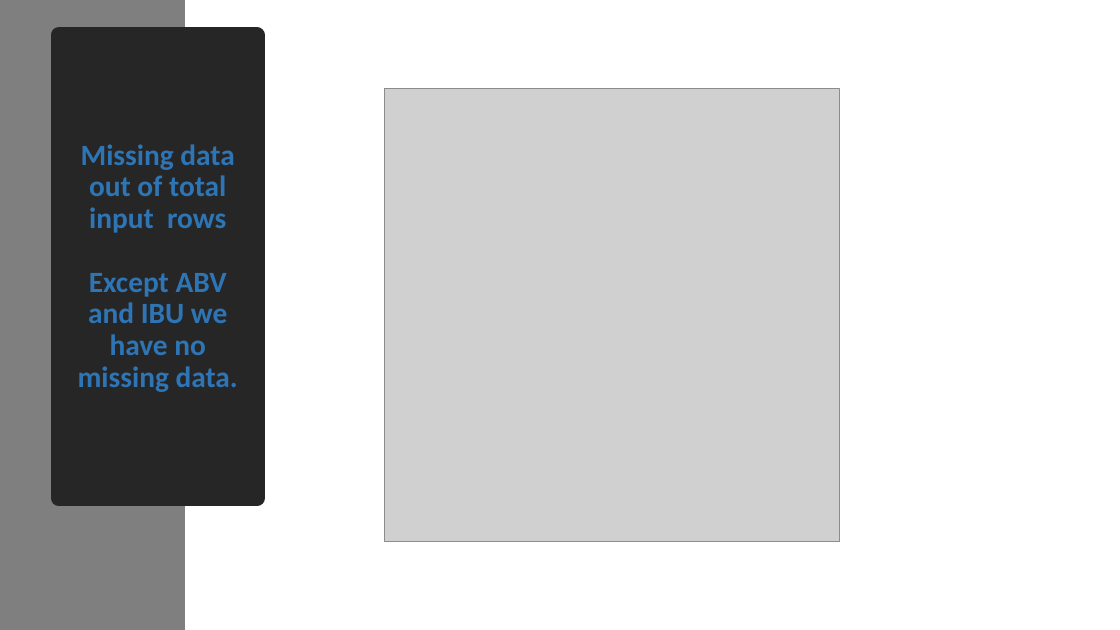
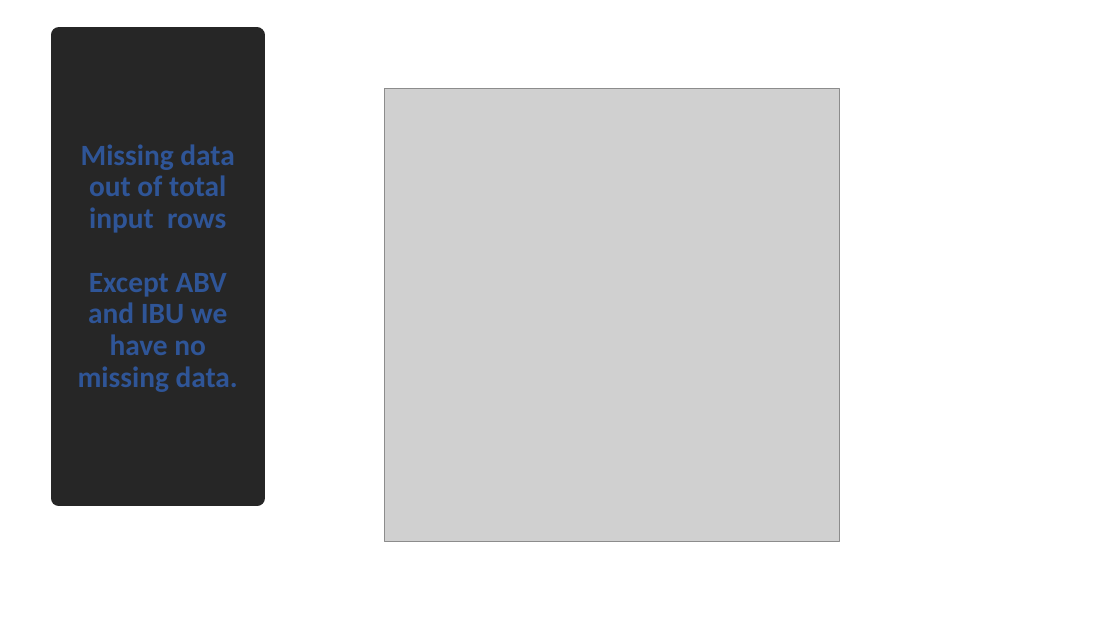
Before and after one commit to kmrollins/MSDS6306-CaseStudy1, a slide deck: slide 6 of PresentationSlides/CaseStudy1_Presentation_ARajan.pptx (slide 5 before the commit). Drawn at 1120x630 pixels with LibreOffice and Linux fonts; fonts in the diff are those of the drawing; grey boxes stand for pictures. Boxes give left, top, right and bottom in pixels: in the first picture for what was removed or moved away, otherwise in the second. Text is boxed around its words. In the diff, an @@ line names an element or a change of style, - is before the commit and + after.

```diff
--- a/PresentationSlides/CaseStudy1_Presentation_ARajan.pptx
+++ b/PresentationSlides/CaseStudy1_Presentation_ARajan.pptx
@@ rectangle removed at (0,0,185,630) @@
@@ title "Missing data out of total ..." at (59,35,257,498): text colour #2E75B6 to #2F5597 @@
```
Also in this commit, not shown: 8 other slides changed, 1 slide added.
